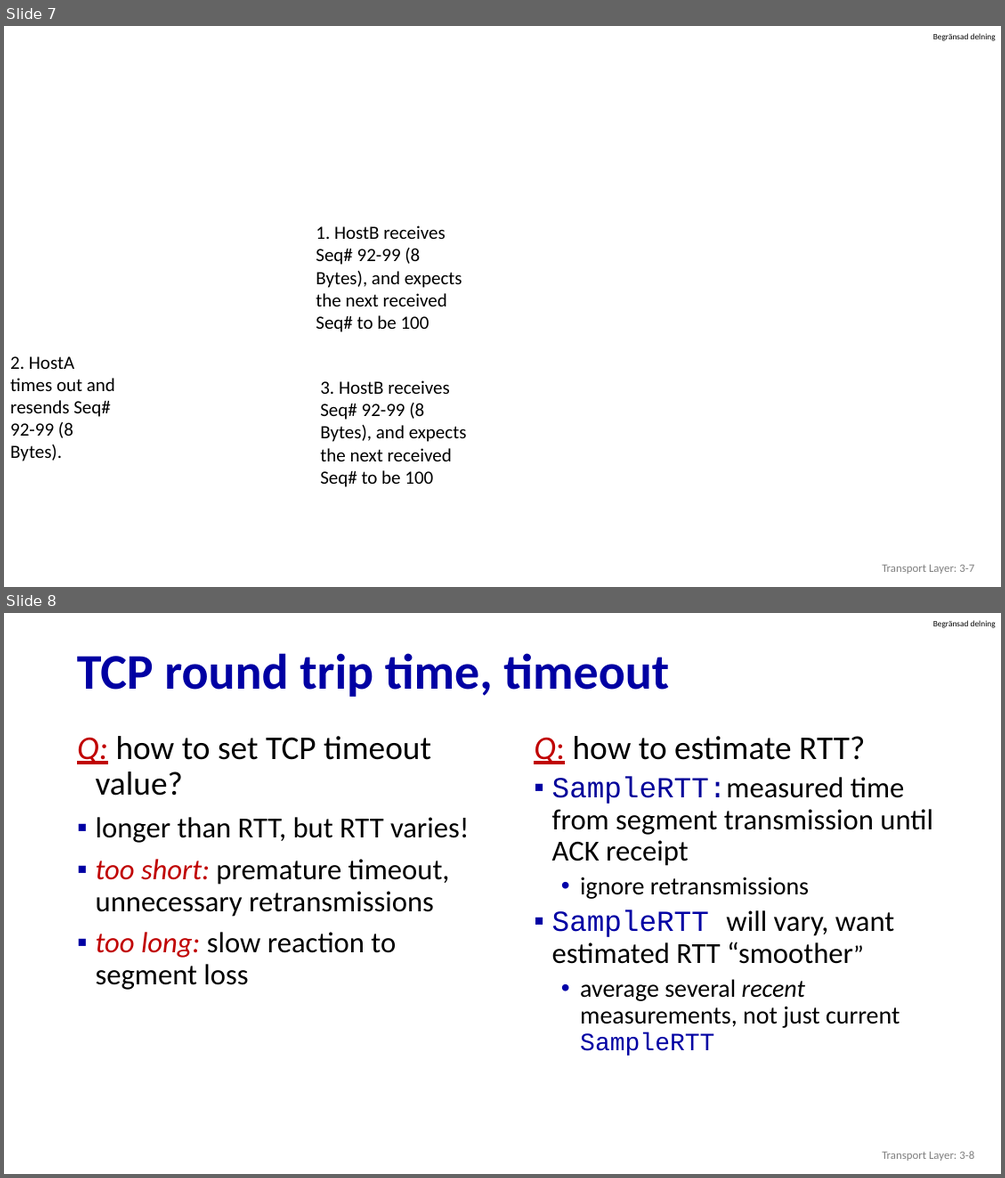
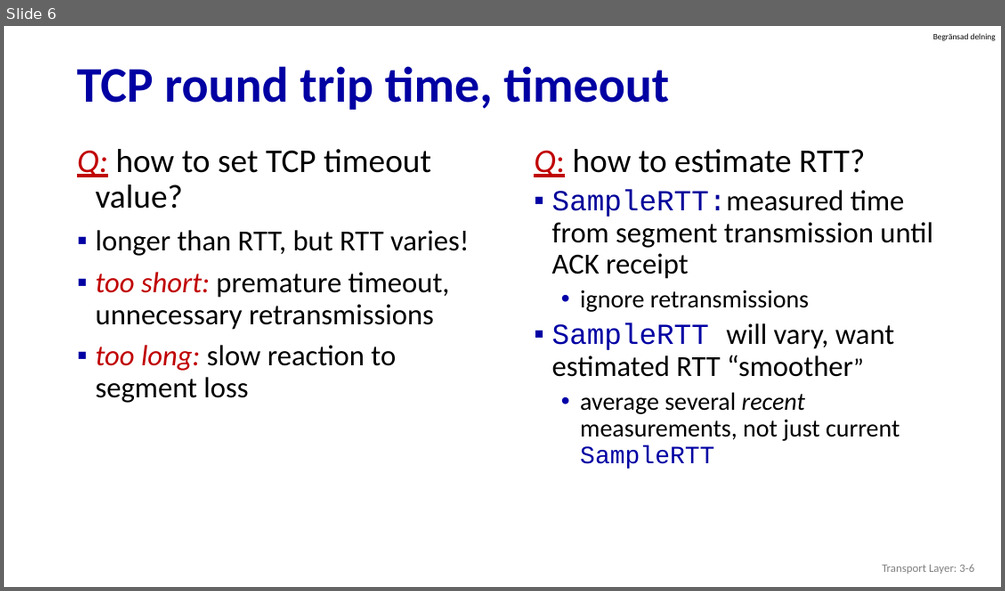
Before and after one commit to guhofstra/CSC175, a slide deck: PPTs/3.5 TCP.pptx. Shown one above the other, each under a label of ours: slides 7 and 8 before the commit, slide 6 after it. The pictures are 1005x1178 and 1005x591 pixels, drawn with LibreOffice and Linux fonts; fonts in the diff are those of the drawing. Boxes give left, top, right and bottom in pixels: in the first picture for what was removed or moved away, otherwise in the second. Text is boxed around its words. In the diff, an @@ line names an element or a change of style, - is before the commit and + after.

```diff
--- a/PPTs/3.5 TCP.pptx
+++ b/PPTs/3.5 TCP.pptx
@@ slide 7 removed at (4,26,1001,587), background #FFFFFF; not listed: 1 template element that a slide beside it also shows @@
@@ text removed at (316,225,462,332) @@
-1. HostB receives Seq# 92-99 (8 Bytes), and expects the next received Seq# to be 100
@@ text removed at (10,356,115,461) @@
-2. HostA times out and resends Seq# 92-99 (8 Bytes).
@@ text removed at (320,380,467,487) @@
-3. HostB receives Seq# 92-99 (8 Bytes), and expects the next received Seq# to be 100
@@ text removed at (882,564,974,573) @@
-Transport Layer: 3-7
@@ what was slide 8 is now slide 6 @@
```
Also in this commit, not shown: 1 slide changed, 3 other files.
